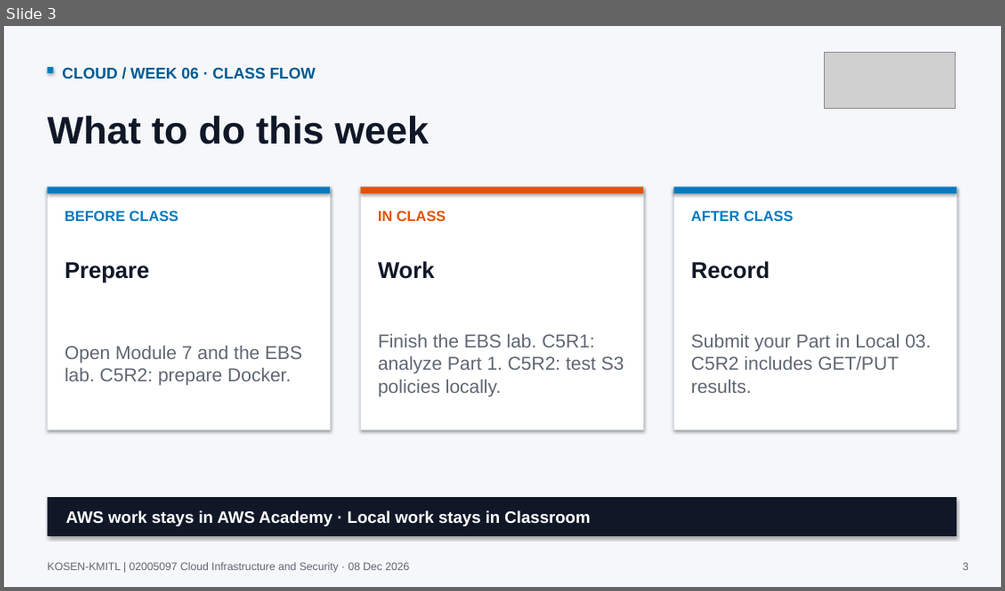
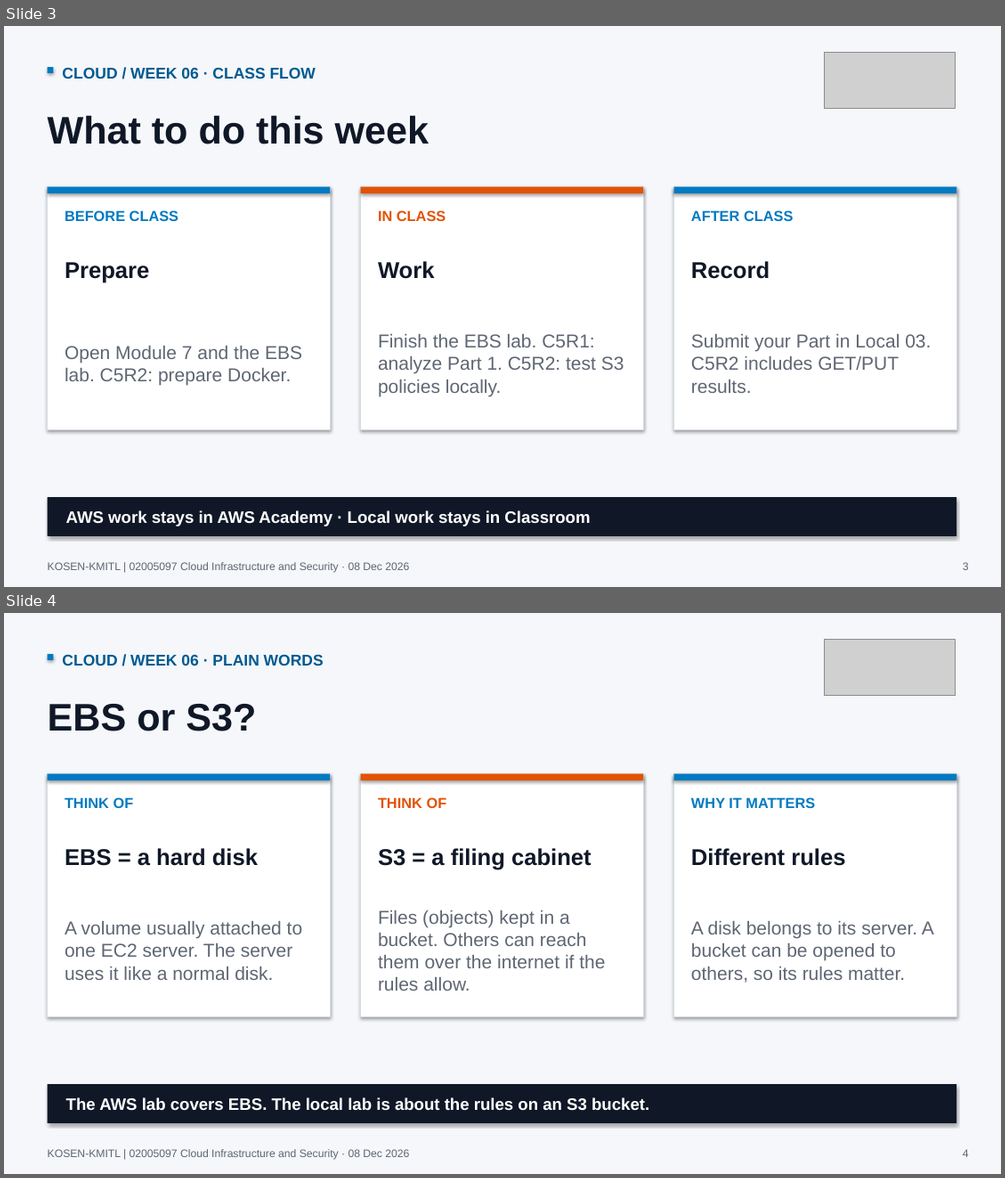
Before and after one commit to nutthakorn7/cloud-infrastructure-security, a slide deck: slides/weekly-bridges/output/Week06_Cloud_Course_Bridge.pptx. Shown one above the other, each under a label of ours: slide 3 before the commit, slides 3 and 4 after it. The pictures are 1005x591 and 1005x1178 pixels, drawn with LibreOffice and Linux fonts; fonts in the diff are those of the drawing; grey boxes stand for pictures. Boxes give left, top, right and bottom in pixels: in the first picture for what was removed or moved away, otherwise in the second. Text is boxed around its words. In the diff, an @@ line names an element or a change of style, - is before the commit and + after.

```diff
--- a/slides/weekly-bridges/output/Week06_Cloud_Course_Bridge.pptx
+++ b/slides/weekly-bridges/output/Week06_Cloud_Course_Bridge.pptx
@@ slide 4 added at (4, 613, 1001, 1174), background #F5F7FA @@
@@ picture added at (825, 639, 955, 695) @@
@@ rectangle added at (48, 654, 53, 660), fill #007AC2 @@
@@ text added at (62, 654, 324, 666), 15 pt, text #005A91, bold @@
+CLOUD / WEEK 06 · PLAIN WORDS
@@ text added at (48, 704, 256, 731), 37 pt, text #101828, bold @@
+EBS or S3?
@@ rectangle added at (48, 774, 330, 1017), fill #FFFFFF, outline #D5DCE4 0.8 pt @@
@@ rectangle added at (48, 774, 330, 780), fill #007AC2 @@
@@ text added at (65, 797, 134, 808), 14 pt, text #007AC2, bold @@
+THINK OF
@@ rectangle added at (361, 774, 643, 1017), fill #FFFFFF, outline #D5DCE4 0.8 pt @@
@@ rectangle added at (361, 774, 643, 780), fill #E35205 @@
@@ text added at (378, 797, 447, 808), 14 pt, text #E35205, bold @@
+THINK OF
@@ rectangle added at (674, 774, 956, 1017), fill #FFFFFF, outline #D5DCE4 0.8 pt @@
@@ rectangle added at (674, 774, 956, 780), fill #007AC2 @@
@@ text added at (691, 797, 815, 808), 14 pt, text #007AC2, bold @@
+WHY IT MATTERS
@@ text added at (65, 848, 258, 866), 22 pt, text #101828, bold @@
+EBS = a hard disk
@@ text added at (378, 848, 591, 870), 22 pt, text #101828, bold @@
+S3 = a filing cabinet
@@ text added at (691, 848, 845, 866), 22 pt, text #101828, bold @@
+Different rules
@@ text added at (65, 921, 303, 980), 18 pt, text #5E6673 @@
+A volume usually attached to one EC2 server. The server uses it like a normal disk.
@@ text added at (378, 910, 605, 990), 18 pt, text #5E6673 @@
+Files (objects) kept in a bucket. Others can reach them over the internet if the rules allow.
@@ text added at (691, 921, 934, 982), 18 pt, text #5E6673 @@
+A disk belongs to its server. A bucket can be opened to others, so its rules matter.
@@ rectangle added at (48, 1084, 956, 1123), fill #101828 @@
@@ text added at (66, 1097, 649, 1111), 16 pt, text #FFFFFF, bold @@
+The AWS lab covers EBS. The local lab is about the rules on an S3 bucket.
@@ text added at (48, 1149, 409, 1159), 10.5 pt, text #5E6673 @@
+KOSEN-KMITL | 02005097 Cloud Infrastructure and Security · 08 Dec 2026
@@ text added at (963, 1149, 969, 1157), 10.5 pt, text #5E6673 @@
+4
```
Also in this commit, not shown: 2 other slides added, 2 other files.
